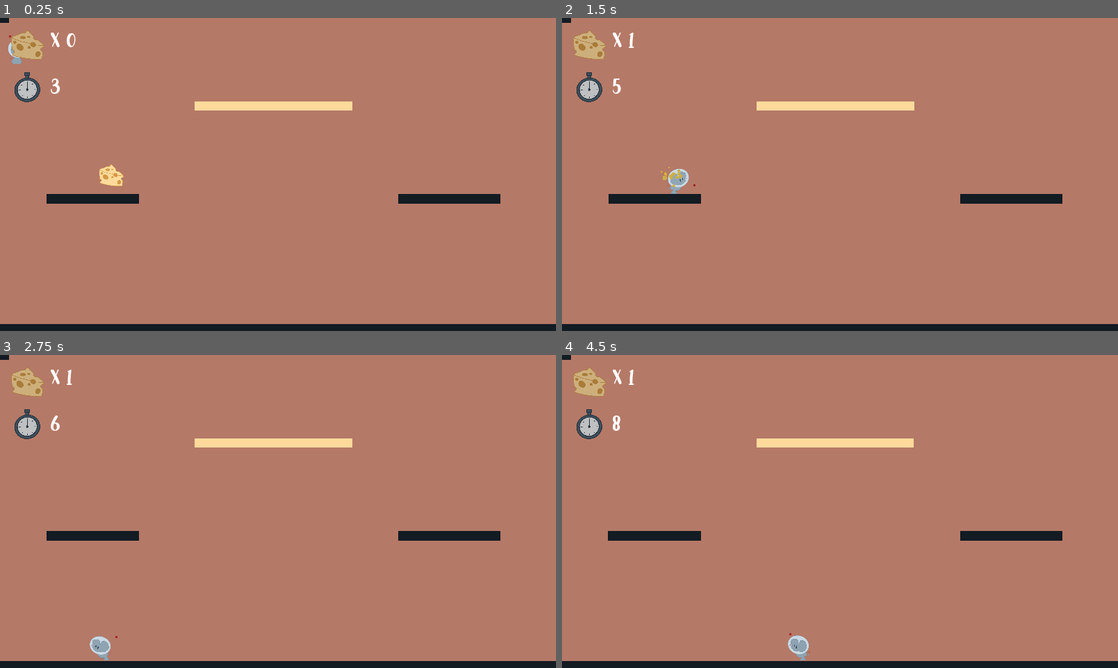
Above: before the commit, frames 1-4 (two rows, left to right).
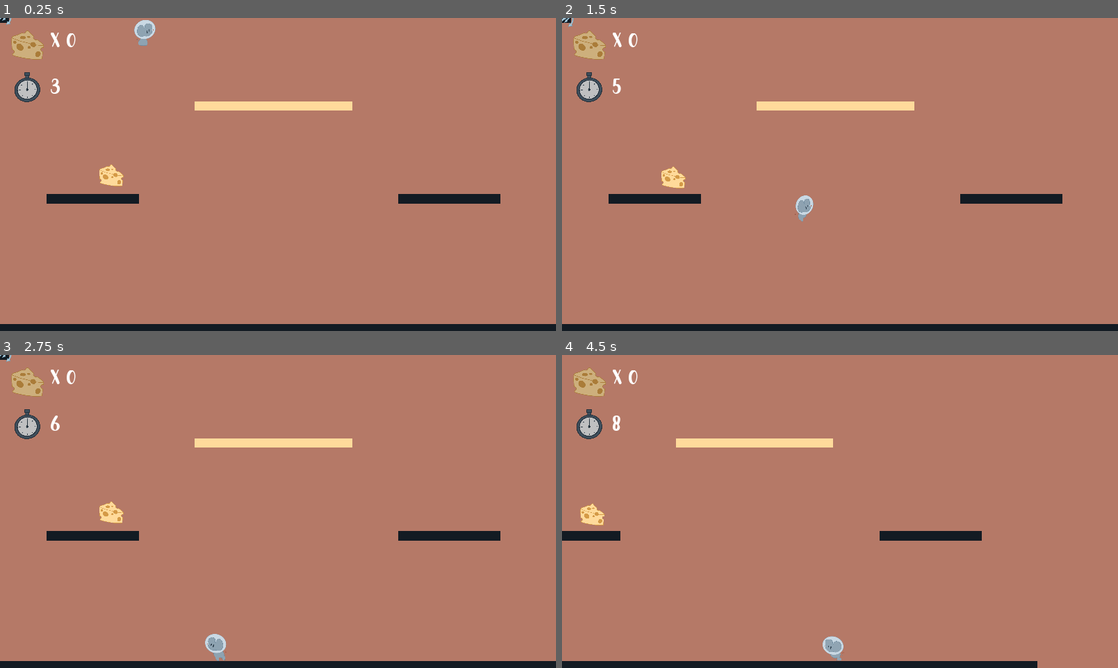
Above: after the commit, the same moments.

Repository: mightyminebuster/Github-GameOff-2020
Game: Godot game, scene res://Rooms/Demo1.tscn
The game is run twice, just before and just after one commit, with the same random seed, the same clock (stepped at 60 frames per second) and the same inputs.
Inputs (mouse positions are in pixels of both pictures, inside the frame that each line leads up to):
- Up to frame 1 (0.25 s): no input
- Up to frame 2 (1.5 s): move the mouse to (962, 158) at 0.52 s; hold D (move_right) from 0.53 s (still down); click (962, 158) at 0.6 s; tap Space (jump) at 0.77 s; move the mouse to (728, 190) at 1.27 s; click (728, 190) at 1.35 s
- Up to frame 3 (2.75 s): tap Space (jump) at 1.52 s; move the mouse to (333, 442) at 2.02 s; release D (move_right) at 2.03 s; hold A (move_left) from 2.03 s (still down); click (333, 442) at 2.1 s
- Up to frame 4 (4.5 s): move the mouse to (812, 574) at 2.77 s; release A (move_left) at 2.78 s; hold D (move_right) 2.78-4.28 s; click (812, 574) at 2.85 s; tap Space (jump) at 3.02, 3.77 s; move the mouse to (1006, 558) at 3.52 s; click (1006, 558) at 3.6 s; move the mouse to (673, 464) at 4.27 s; hold A (move_left) from 4.28 s (still down); click (673, 464) at 4.35 s

The runs differ from the first frame. In frame 1, 0.3% of the frame differs, in the area x 0-28%, y 0-15%; in frame 2, 0.5%; in frame 3, 0.7%; in frame 4, 3.5%, in the area x 0-100%, y 0-100%.

Commit message:
moved cameras in jail-2, and adjusted aim hint
aim hint is now invisble till you get grapple

Diff:
--- a/SourceCode/Objects/Player/AimingHint.gd
+++ b/SourceCode/Objects/Player/AimingHint.gd
@@ -1,7 +1,8 @@
 extends Sprite
 
 
-export var distance_from_player: int = 64 #distance hint is from player in pixes
+export var distance_from_player: int = 80 #distance hint is from player in pixes
 
 func _process(_delta : float) -> void:
 	position = (get_global_mouse_position() - get_parent().global_position).normalized() * Vector2(distance_from_player, distance_from_player)
+	visible = Globals.has_grappling_hook
--- a/SourceCode/Objects/Player/Player.gd
+++ b/SourceCode/Objects/Player/Player.gd
@@ -70,7 +70,8 @@
 	set_state("die")
 
 func _ready():
-	position = Globals.player_default_position
+	pass
+	#position = Globals.player_default_position
 
 func _physics_process(delta):
 	if Input.is_action_just_pressed("ui_right"):
--- a/SourceCode/Objects/Player/Player.tscn
+++ b/SourceCode/Objects/Player/Player.tscn
@@ -149,7 +149,7 @@
 
 [node name="AimingHint" type="Sprite" parent="."]
 modulate = Color( 0.65098, 0.156863, 0.156863, 1 )
-position = Vector2( 64, 64 )
+position = Vector2( 80, 0 )
 scale = Vector2( 0.125, 0.125 )
 texture = ExtResource( 2 )
 script = ExtResource( 4 )
--- a/SourceCode/Rooms/Level-Jail-2.tscn
+++ b/SourceCode/Rooms/Level-Jail-2.tscn
@@ -60,18 +60,20 @@
 current = true
 limit_left = 0
 limit_top = 0
+limit_right = 12400
 limit_bottom = 1080
+editor_draw_limits = true
 
 [node name="CheckPoint" parent="." instance=ExtResource( 7 )]
 position = Vector2( 5335.49, 1027.81 )
 
 [node name="SceneSwitchActivator" parent="." instance=ExtResource( 16 )]
-position = Vector2( 12376, 440 )
+position = Vector2( 12296, 232 )
 
 [node name="Obstacles" type="Node2D" parent="."]
 
 [node name="SecurityCamera3" parent="Obstacles" instance=ExtResource( 6 )]
-position = Vector2( 1794.2, 14.6527 )
+position = Vector2( 1816, 16.0001 )
 rotation = 0.895354
 scale = Vector2( 1, 1.418 )
 speed = 0.257
@@ -83,19 +85,19 @@
 speed = 0.144
 
 [node name="SecurityCamera" parent="Obstacles" instance=ExtResource( 6 )]
-position = Vector2( 2161.85, 3.66483 )
+position = Vector2( 2088, 16 )
 rotation = -1.00531
 scale = Vector2( 1.471, 1.376 )
 speed = 0.142
 
 [node name="SecurityCamera4" parent="Obstacles" instance=ExtResource( 6 )]
-position = Vector2( 2246.86, 432.243 )
+position = Vector2( 2200, 432 )
 rotation = 0.518363
 scale = Vector2( 1.471, 1.85 )
 speed = 0.142
 
 [node name="SecurityCamera5" parent="Obstacles" instance=ExtResource( 6 )]
-position = Vector2( 3635.92, 22.008 )
+position = Vector2( 3608, 16 )
 rotation = 1.39626
 scale = Vector2( 1.471, 1.932 )
 speed = 0.227
@@ -107,39 +109,33 @@
 speed = 0.137
 
 [node name="SecurityCamera7" parent="Obstacles" instance=ExtResource( 6 )]
-position = Vector2( 5942.32, 800.389 )
+position = Vector2( 5912, 800 )
 rotation = -2.36318
 scale = Vector2( 1.471, 2.225 )
 speed = 0.132
 
 [node name="SecurityCamera8" parent="Obstacles" instance=ExtResource( 6 )]
-position = Vector2( 5503.26, 77.834 )
+position = Vector2( 5448, 144 )
 rotation = 0.165806
 scale = Vector2( 1.471, 2.075 )
 speed = 0.186
 
 [node name="SecurityCamera10" parent="Obstacles" instance=ExtResource( 6 )]
-position = Vector2( 9955.05, 201.74 )
-rotation = 1.93208
+position = Vector2( 9920, 488 )
+rotation = 1.03149
 scale = Vector2( 1.471, 2.392 )
 speed = 0.21
 
-[node name="SecurityCamera11" parent="Obstacles" instance=ExtResource( 6 )]
-position = Vector2( 9959.29, 573.678 )
-rotation = 2.69304
-scale = Vector2( 1.471, 2.392 )
-speed = 0.11
-
 [node name="SecurityCamera12" parent="Obstacles" instance=ExtResource( 6 )]
-position = Vector2( 8685.08, 623.176 )
-rotation = 3.32834
+position = Vector2( 7952, 544 )
+rotation = 3.96364
 scale = Vector2( 1.471, 2.392 )
 speed = 0.11
 
 [node name="WorldEnvironment" parent="." instance=ExtResource( 11 )]
 
 [node name="FogEffect" parent="." instance=ExtResource( 13 )]
-position = Vector2( 6172, 552 )
+position = Vector2( 6168, 552 )
 scale = Vector2( 192.875, 17.25 )
 
 [node name="GUI" parent="." instance=ExtResource( 15 )]
--- a/SourceCode/Rooms/Level-Jail-3.tscn
+++ b/SourceCode/Rooms/Level-Jail-3.tscn
@@ -127,7 +127,7 @@
 speed = 0.21
 
 [node name="CheesePickup" parent="Obstacles/SecurityCamera10" instance=ExtResource( 16 )]
-position = Vector2( -3696.45, 1942.85 )
+position = Vector2( -3706.7, 1929.02 )
 
 [node name="CheesePickup2" parent="Obstacles/SecurityCamera10" instance=ExtResource( 16 )]
 position = Vector2( -3978.54, 1812.04 )
--- a/SourceCode/Rooms/Level-Jail-4.tscn
+++ b/SourceCode/Rooms/Level-Jail-4.tscn
@@ -52,7 +52,9 @@
 current = true
 limit_left = 0
 limit_top = 0
+limit_right = 13000
 limit_bottom = 1080
+editor_draw_limits = true
 
 [node name="CheckPoint" parent="." instance=ExtResource( 7 )]
 position = Vector2( 4733.5, 937.608 )
